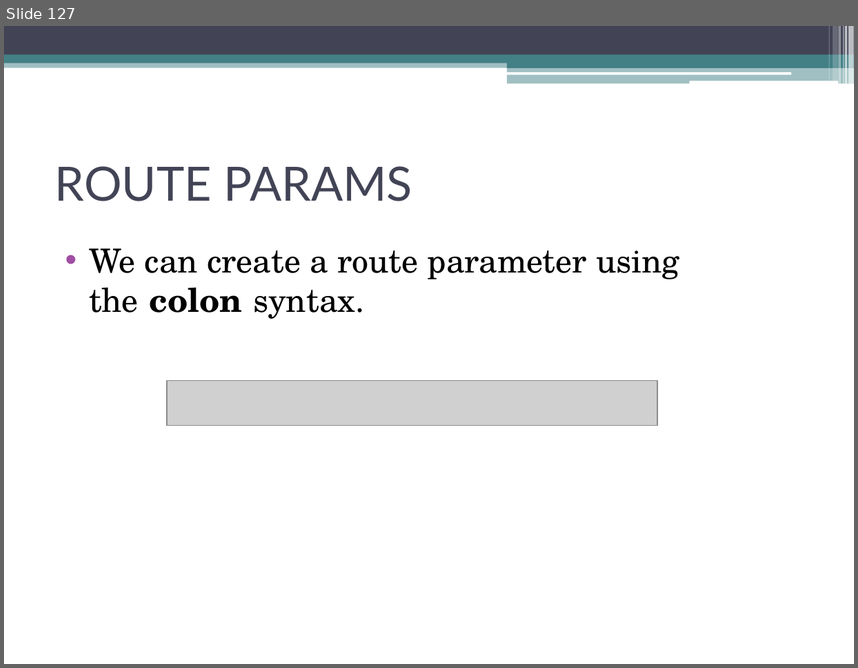
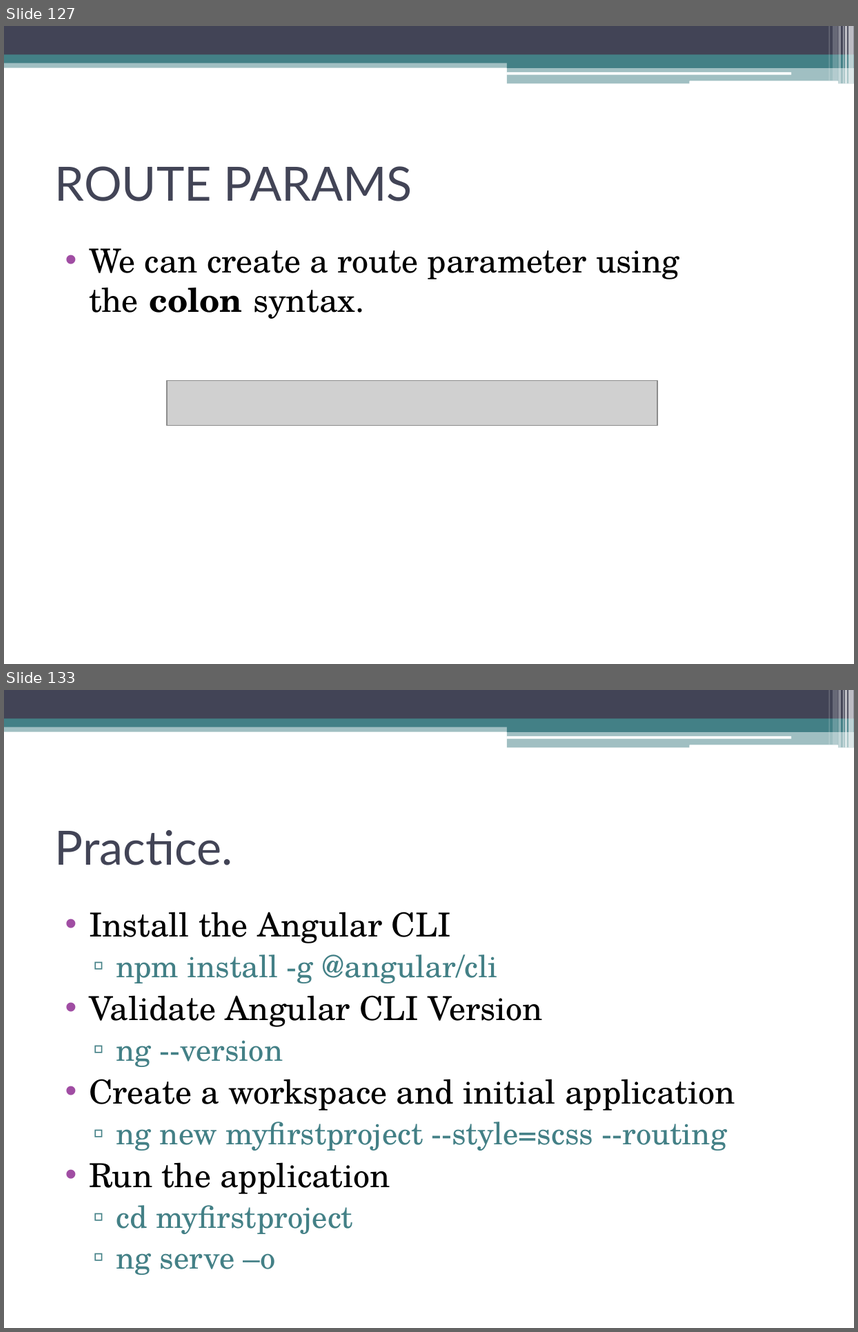
Before and after one commit to akjkhatri/mean_stack, a slide deck: MEAN Stack Workshop.pptx. Shown one above the other, each under a label of ours: slide 127 before the commit, slides 127 and 133 after it; the slides between them are not shown. The pictures are 858x668 and 858x1332 pixels, drawn with LibreOffice and Linux fonts; fonts in the diff are those of the drawing; grey boxes stand for pictures. Boxes give left, top, right and bottom in pixels: in the first picture for what was removed or moved away, otherwise in the second. Text is boxed around its words. In the diff, an @@ line names an element or a change of style, - is before the commit and + after.

```diff
--- a/MEAN Stack Workshop.pptx
+++ b/MEAN Stack Workshop.pptx
@@ slide 133 added at [4,690,854,1328], background #FFFFFF; not listed: 13 template elements that a slide beside it also shows @@
@@ title added at [55,830,233,865], 40 pt, text #424456 @@
+Practice.
@@ text added at [89,911,735,1274], 26 pt, text #438086 @@
+• Install the Angular CLI
+  ▫ npm install -g @angular/cli
+• Validate Angular CLI Version
+  ▫ ng --version
+• Create a workspace and initial application
+  ▫ ng new myfirstproject --style=scss --routing
+• Run the application
+  ▫ cd myfirstproject
+  ▫ ng serve –o
```
Also in this commit, not shown: 1 slide changed, 27 other slides added.
